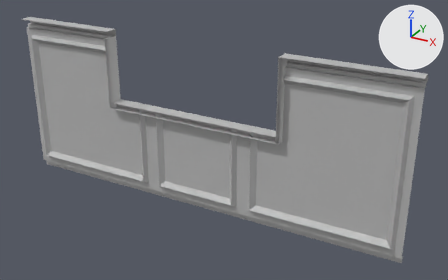
The FBX model Assets/Props/Room_pieces/Wainscot/Prop_WallWainscottWindowt3m_01.fbx as it was, and as the next commit left it.
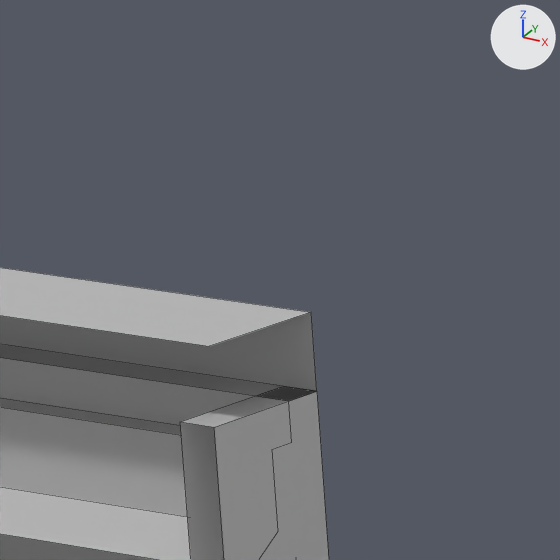
Each version is shown whole from a 50 mm camera at (5.602, -7.367, 2.3) aimed at (3.69, -3.891, 0.562), then close up on the part from 20% to 31% of the width and 1% to 18% of the height. Every picture has the same lights, and +X, +Y and +Z are marked at upper right. The close-ups show mesh edges as thin lines. Where no turn or scale is listed for an object, it has been applied to the vertices. Vertices at the same position are counted once.

Objects in the first close-up: 'Prop_WallWainscottWindow3m_01'.
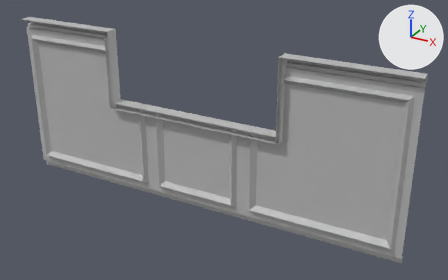
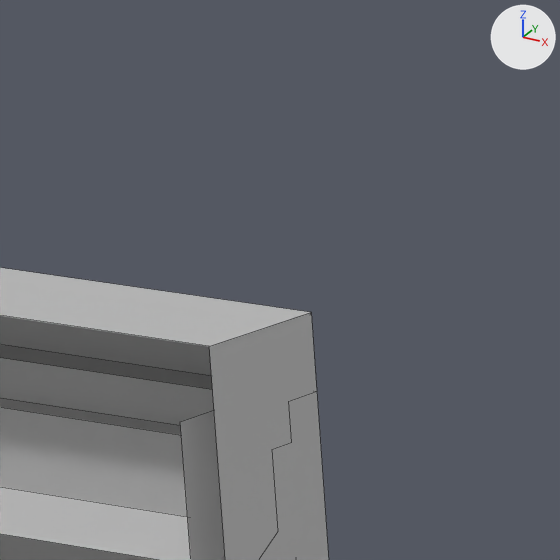
Edits to the bpy script that builds the scene:
```text
Change me_mesh:
    where me_mesh.from_pydata(...)  # 104 vertices, 65 faces; spans x -1.5..1.5, y -0.05..0.05, z -0.62..0.62
    used by ob_prop_wallwainscottwindow3m_01; location = (3.5, -3.9649, 0.6234)
    verts and faces of me_mesh; kept vertices keep their numbers, new ones are numbered from 104
    before: 17 (-0.67, -0.05, 0.05), 18 (-0.7, -0.05, 0.58) at pixel (180, 421), 19 (-0.67, -0.05, 0.58) at pixel (214, 427), 20 (-0.7, 0.05, 0.58) at pixel (283, 386), 21 (-0.67, 0.05, 0.58) at pixel (316, 391)
    before: 22 (-0.7, 0.05, 0.05), 23 (-0.67, 0.05, 0.05), 60 (-0.67, 0.05, 0.62) at pixel (311, 312), 68 (-0.67, -0.05, 0.62) at pixel (209, 346)
    me_mesh part 1
    add delete_vertices([19])  # with the faces that use them
    add delete_faces([(20, 21, 23, 22)])
    add faces += [(20, 60, 23, 22), (17, 23, 60, 68)]
```

What differs and where, as boxes (x1, y1, x2, y2) in the close-ups (560 x 560 px; the box of a moved part takes in the faces that stretch with it):
part 1 of me_mesh, moved or reshaped
    before: (181, 386, 329, 560)
    after: (209, 312, 329, 560)
